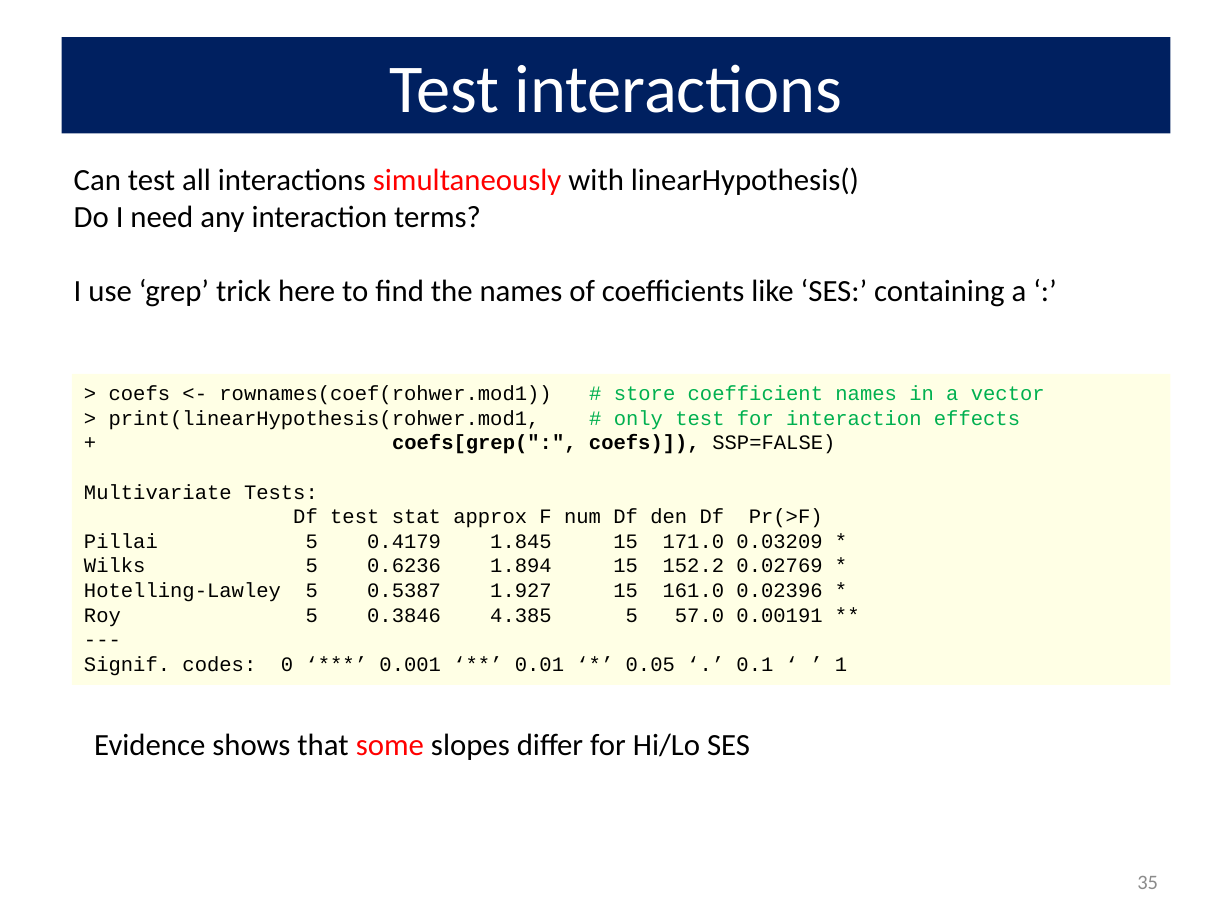
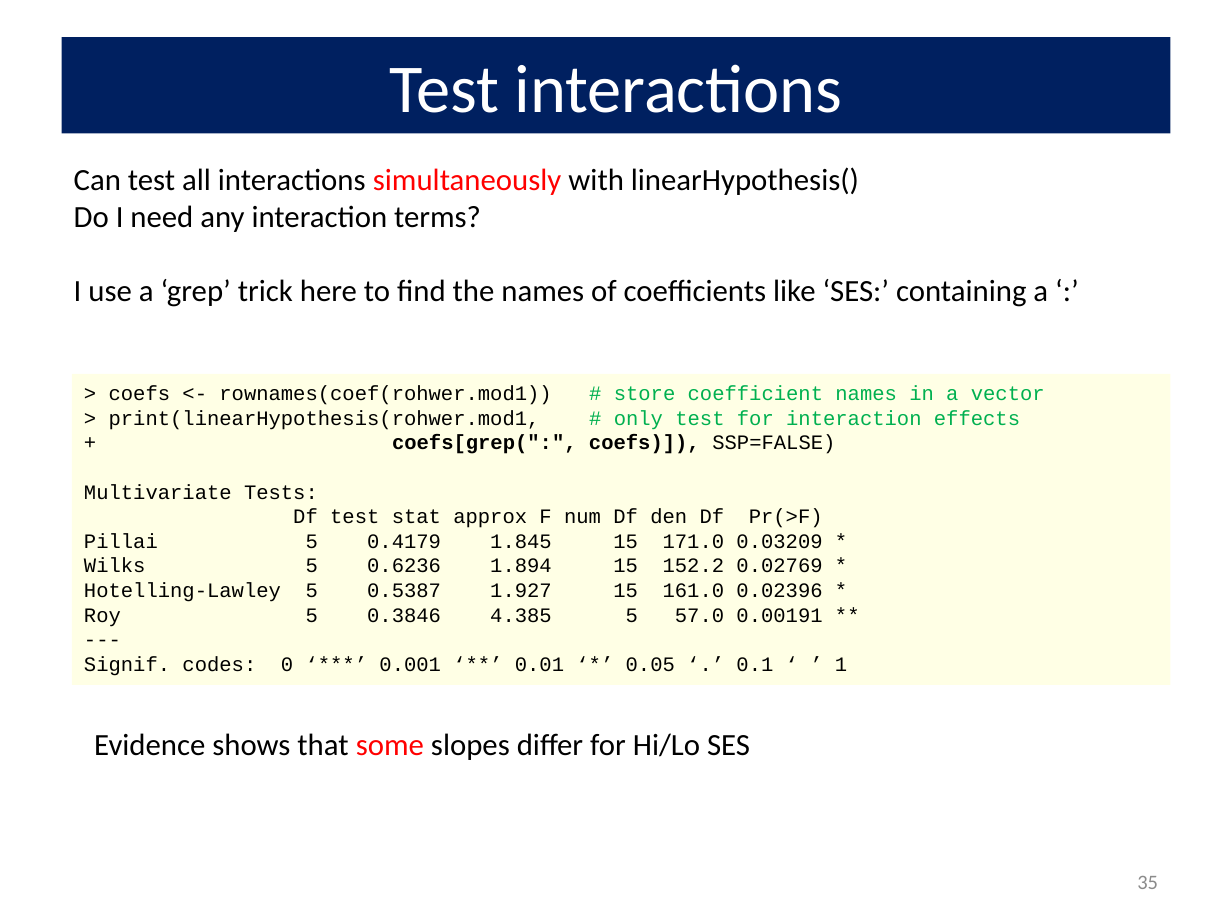
Before and after one commit to friendly/VisMLM-course, a slide deck: slide 35 of lectures/lecture3.pptx. Drawn at 1232x924 pixels with LibreOffice and Linux fonts; fonts in the diff are those of the drawing. Boxes give left, top, right and bottom in pixels: in the first picture for what was removed or moved away, otherwise in the second. Text is boxed around its words. In the diff, an @@ line names an element or a change of style, - is before the commit and + after.

```diff
--- a/lectures/lecture3.pptx
+++ b/lectures/lecture3.pptx
@@ text at [74,279,1048,307]: text changed @@
-I use ‘grep’ trick here to find the names of coefficients like ‘SES:’ containing a ‘:’
+I use a ‘grep’ trick here to find the names of coefficients like ‘SES:’ containing a ‘:’
```
Also in this commit, not shown: 14 other slides changed, 2 other files.
